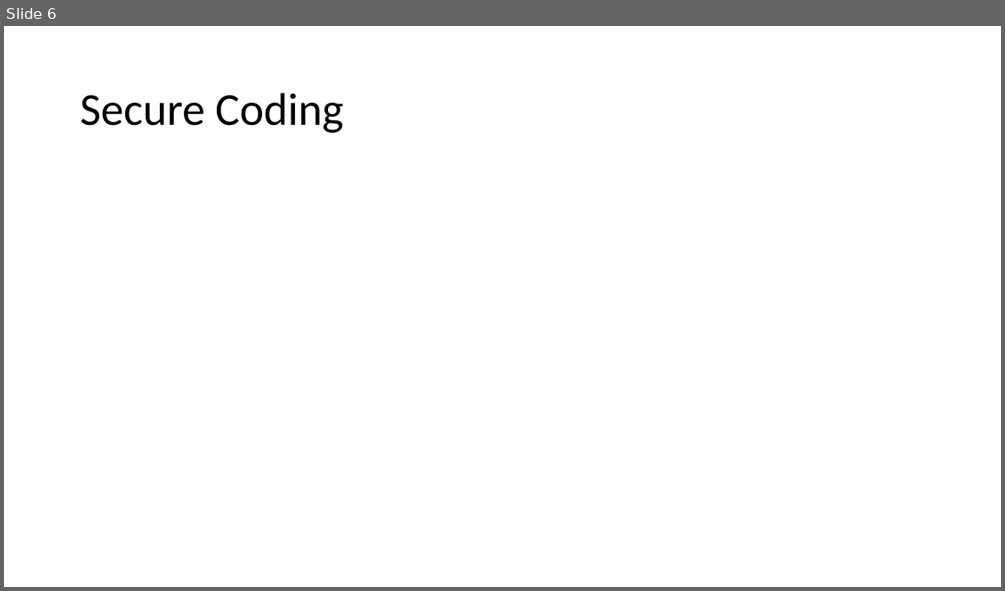
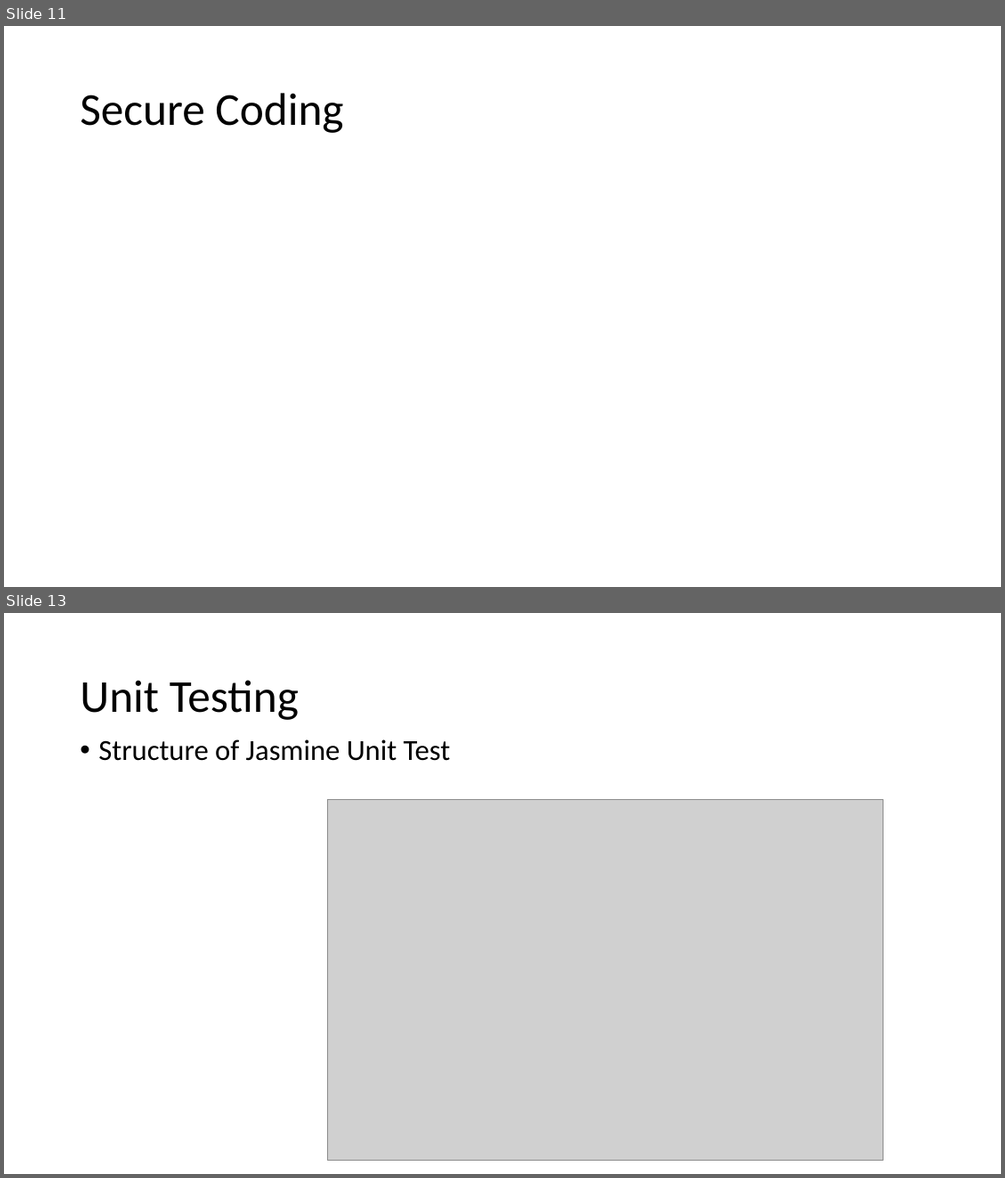
Before and after one commit to sitaramgarlapati/angularDemo, a slide deck: slides/Ang Sessions 3.pptx. Shown one above the other, each under a label of ours: slide 6 before the commit, slides 11 and 13 after it; the slides between them are not shown. The pictures are 1005x591 and 1005x1178 pixels, drawn with LibreOffice and Linux fonts; fonts in the diff are those of the drawing; grey boxes stand for pictures. Boxes give left, top, right and bottom in pixels: in the first picture for what was removed or moved away, otherwise in the second. Text is boxed around its words. In the diff, an @@ line names an element or a change of style, - is before the commit and + after.

```diff
--- a/slides/Ang Sessions 3.pptx
+++ b/slides/Ang Sessions 3.pptx
@@ slide 13 added at (4,613,1001,1174), background #FFFFFF @@
@@ title added at (80,680,299,720), 44 pt, text #000000 @@
+Unit Testing
@@ text added at (98,739,451,761), 28 pt, text #000000 @@
+• Structure of Jasmine Unit Test
@@ picture added at (328,799,883,1159) @@
@@ what was slide 6 is now slide 11 @@
```
Also in this commit, not shown: 3 slides changed, 5 other slides added, 1 other file.
